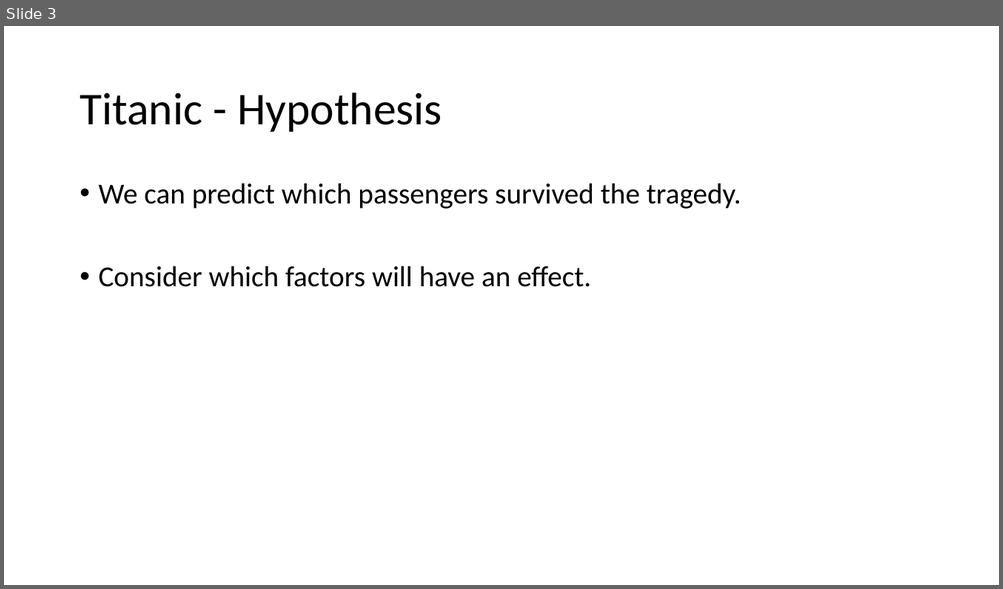
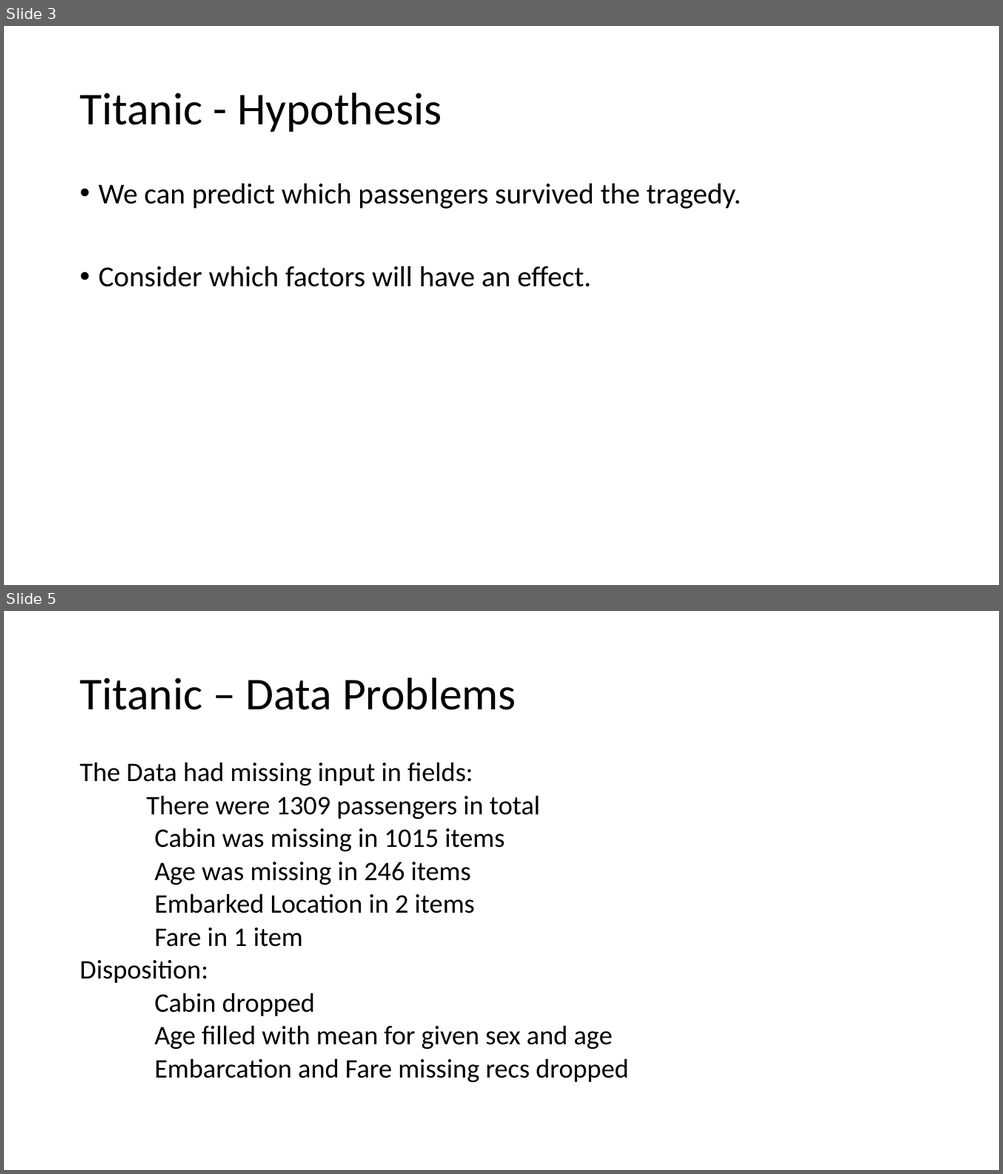
Before and after one commit to lesterstrouse/collab, a slide deck: TitanicPres.pptx. Shown one above the other, each under a label of ours: slide 3 before the commit, slides 3 and 5 after it; the slides between them are not shown. The pictures are 1003x589 and 1003x1174 pixels, drawn with LibreOffice and Linux fonts; fonts in the diff are those of the drawing. Boxes give left, top, right and bottom in pixels: in the first picture for what was removed or moved away, otherwise in the second. Text is boxed around its words. In the diff, an @@ line names an element or a change of style, - is before the commit and + after.

```diff
--- a/TitanicPres.pptx
+++ b/TitanicPres.pptx
@@ slide 5 added at (x1=4, y1=611, x2=999, y2=1170), background #FFFFFF @@
@@ title added at (x1=79, y1=678, x2=516, y2=710), 44 pt, text #000000 @@
+Titanic – Data Problems
@@ text added at (x1=79, y1=762, x2=628, y2=1083), 25.9 pt, text #000000 @@
+The Data had missing input in fields:
+There were 1309 passengers in total
+Cabin was missing in 1015 items
+Age was missing in 246 items
+Embarked Location in 2 items
+Fare in 1 item
+Disposition:
+Cabin dropped
+Age filled with mean for given sex and age
+Embarcation and Fare missing recs dropped
```
Also in this commit, not shown: 2 other slides added, 2 other files.
